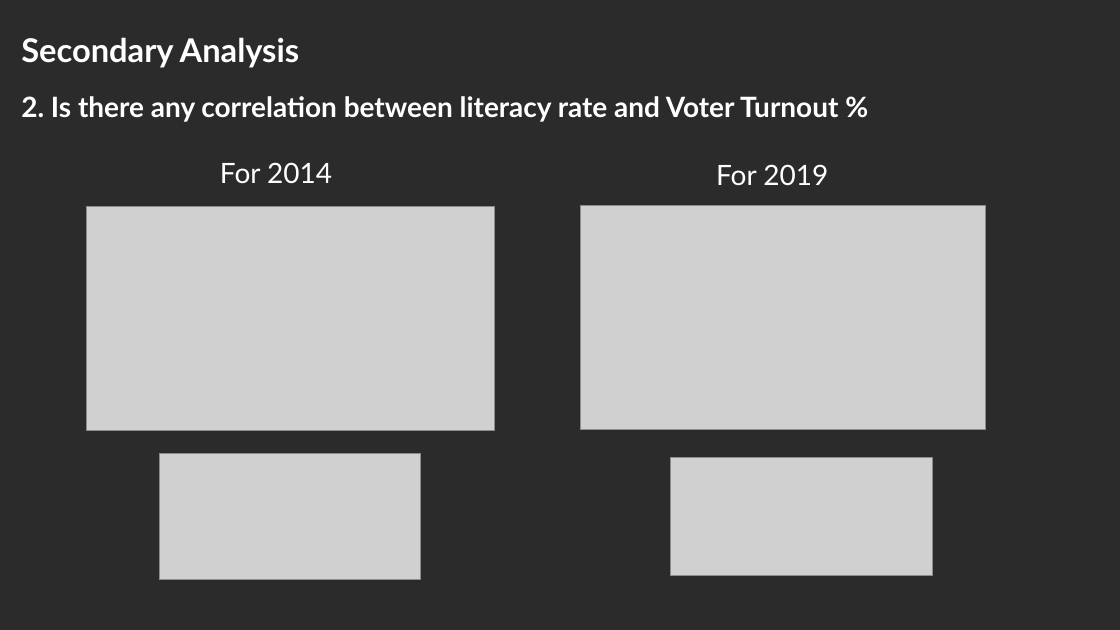
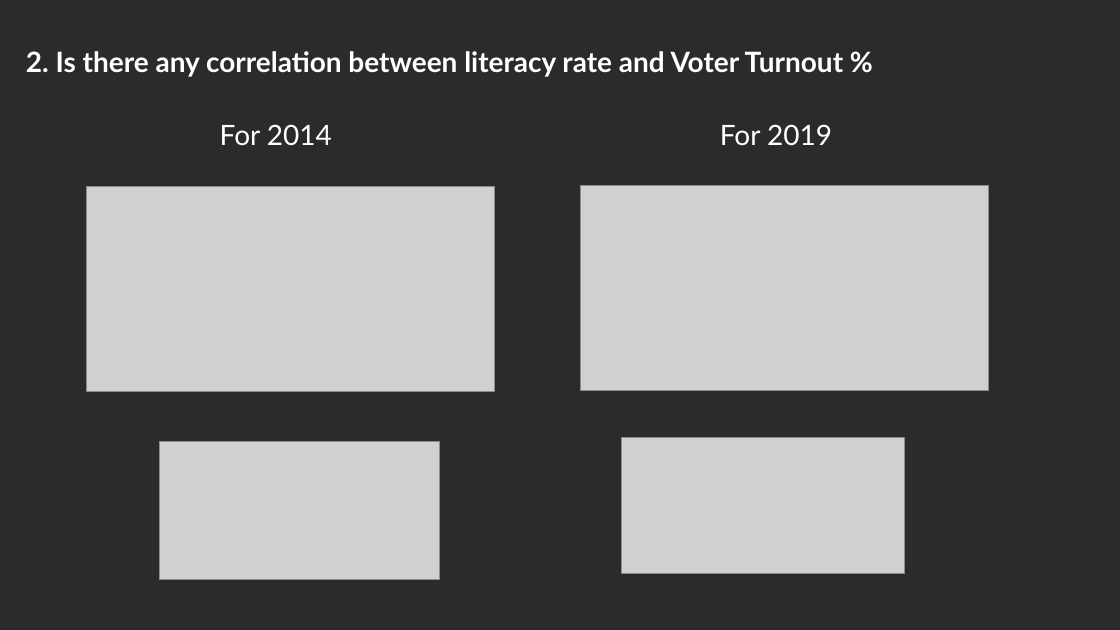
Before and after one commit to Kavinmathi03/Lok-Sabha-Elections-Analysis, a slide deck: slide 16 of Lok Sabha Analysis.pptx (slide 19 before the commit). Drawn at 1120x630 pixels with LibreOffice and Linux fonts; fonts in the diff are those of the drawing; grey boxes stand for pictures; background and template pictures are left out; a plain dark background stands for a picture behind light text. Boxes give left, top, right and bottom in pixels: in the first picture for what was removed or moved away, otherwise in the second. Text is boxed around its words. In the diff, an @@ line names an element or a change of style, - is before the commit and + after.

```diff
--- a/Lok Sabha Analysis.pptx
+++ b/Lok Sabha Analysis.pptx
@@ text "2. Is there any correlation ...": place and size @@
-text "2. Is there any correlation ..." at box(21, 96, 839, 122)
+text "2. Is there any correlation ..." at box(26, 51, 844, 77)
@@ text removed at box(21, 37, 299, 68) @@
-Secondary Analysis
@@ text "For 2014": place and size @@
-text "For 2014" at box(220, 162, 332, 183)
+text "For 2014" at box(220, 124, 332, 145)
@@ text "For 2019": place and size @@
-text "For 2019" at box(716, 164, 828, 185)
+text "For 2019" at box(720, 124, 832, 145)
@@ picture: place and size @@
-picture at box(87, 206, 494, 430)
+picture at box(87, 187, 494, 392)
@@ picture: place and size @@
-picture at box(581, 205, 986, 429)
+picture at box(581, 186, 988, 391)
@@ picture: place and size @@
-picture at box(159, 454, 420, 580)
+picture at box(159, 442, 439, 580)
@@ picture: place and size @@
-picture at box(670, 458, 932, 576)
+picture at box(622, 438, 904, 574)
```
Also in this commit, not shown: 5 other slides changed.
